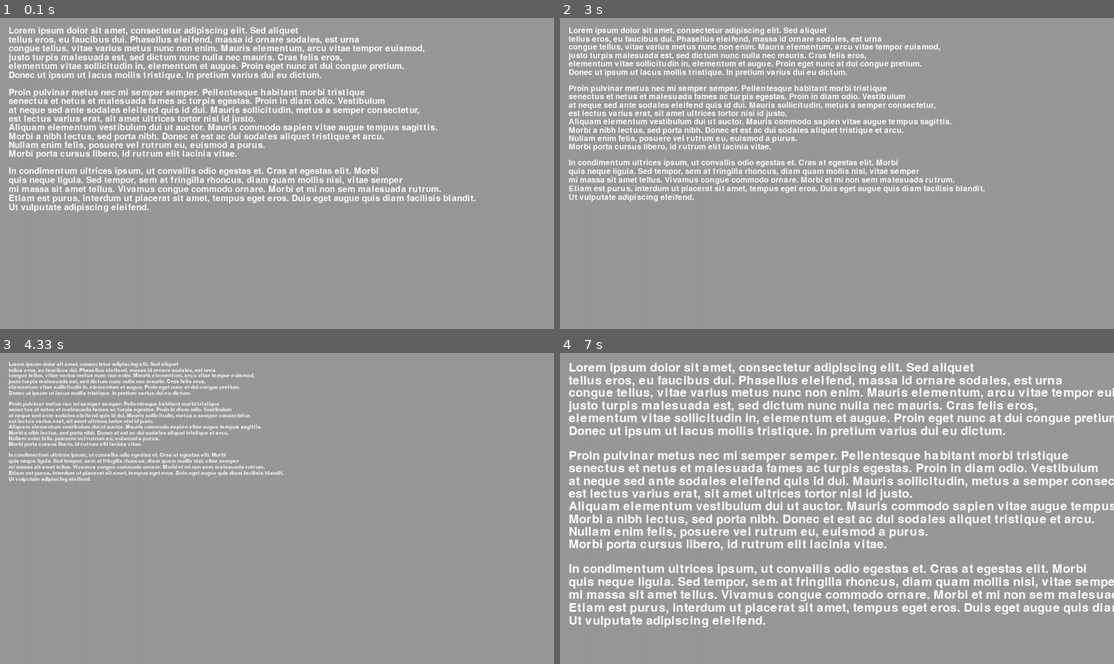
Above: before the commit, frames 1-4 (two rows, left to right).
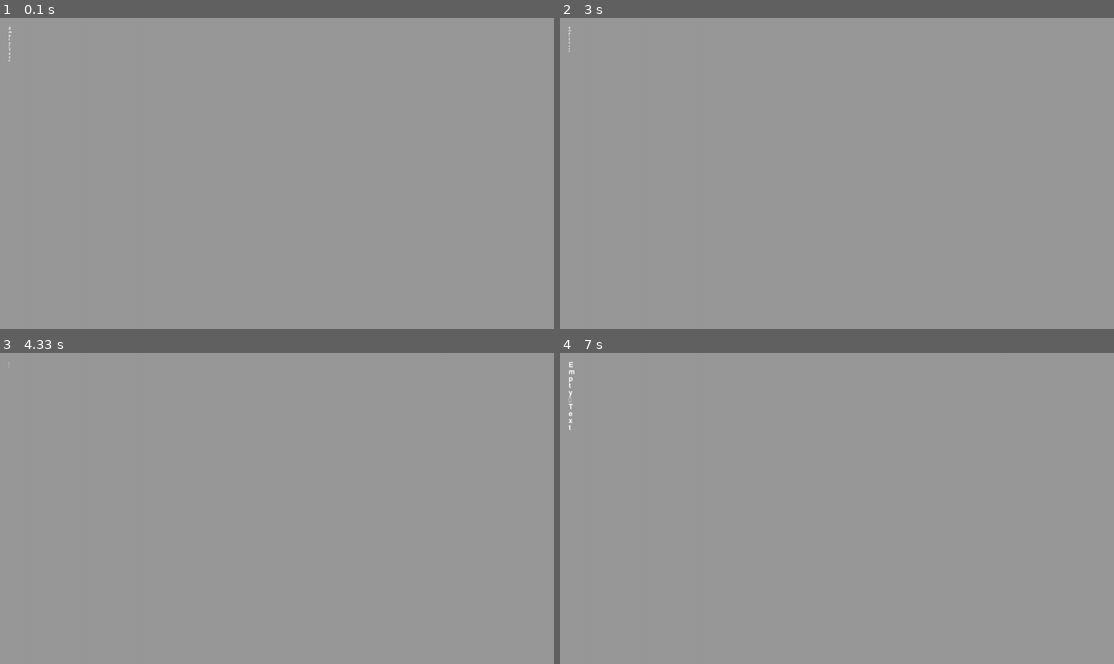
Above: after the commit, the same moments.

Repository: perkel666/python-pygame_tutorials
Game: pygame game, started from text.py
Two runs of this game, one before a commit and one after it. Both use one fixed random seed, a clock stepped at 60 frames per second and the inputs below. The source is Python 2; it was converted automatically to run under Python 3.
Inputs:
- Up to frame 1 (0.1 s): no input
- Up to frame 2 (3 s): tap 1 at 0.33, 2.67 s; tap Space at 0.67, 2.33 s; tap 2 at 1 s
- Up to frame 3 (4.33 s): tap 1 at 3.07, 3.37, 3.57 s
- Up to frame 4 (7 s): tap 2 at 4.33, 4.73, 5.03, 5.3, 5.63, 5.93, 6.07, 6.47, 6.77 s; tap 1 at 5.72 s

The runs differ from the first frame. In frame 1, 12% of the frame differs, in the area x 1-86%, y 2-63%; in frame 2, 9.9%; in frame 3, 4.6%; in frame 4, 20%, in the area x 1-100%, y 2-89%.

Commit message:
- added text_case.txt as example for text.py handling of text

Diff:
--- /dev/null
+++ b/data/text/text_case.txt
@@ -0,0 +1,21 @@
+Lorem ipsum dolor sit amet, consectetur adipiscing elit. Sed aliquet
+tellus eros, eu faucibus dui. Phasellus eleifend, massa id ornare sodales, est urna
+congue tellus, vitae varius metus nunc non enim. Mauris elementum, arcu vitae tempor euismod,
+justo turpis malesuada est, sed dictum nunc nulla nec mauris. Cras felis eros,
+elementum vitae sollicitudin in, elementum et augue. Proin eget nunc at dui congue pretium.
+Donec ut ipsum ut lacus mollis tristique. In pretium varius dui eu dictum.
+
+Proin pulvinar metus nec mi semper semper. Pellentesque habitant morbi tristique
+senectus et netus et malesuada fames ac turpis egestas. Proin in diam odio. Vestibulum
+at neque sed ante sodales eleifend quis id dui. Mauris sollicitudin, metus a semper consectetur,
+est lectus varius erat, sit amet ultrices tortor nisi id justo.
+Aliquam elementum vestibulum dui ut auctor. Mauris commodo sapien vitae augue tempus sagittis.
+Morbi a nibh lectus, sed porta nibh. Donec et est ac dui sodales aliquet tristique et arcu.
+Nullam enim felis, posuere vel rutrum eu, euismod a purus.
+Morbi porta cursus libero, id rutrum elit lacinia vitae.
+
+In condimentum ultrices ipsum, ut convallis odio egestas et. Cras at egestas elit. Morbi
+quis neque ligula. Sed tempor, sem at fringilla rhoncus, diam quam mollis nisi, vitae semper
+mi massa sit amet tellus. Vivamus congue commodo ornare. Morbi et mi non sem malesuada rutrum.
+Etiam est purus, interdum ut placerat sit amet, tempus eget eros. Duis eget augue quis diam facilisis blandit.
+Ut vulputate adipiscing eleifend.
--- /dev/null
+++ b/text-search_for_keywords.py
@@ -0,0 +1 @@
+__author__ = 'Perkel'
--- a/text.py
+++ b/text.py
@@ -1,6 +1,7 @@
 import pygame
 from pygame import Surface
 from pygame.locals import *
+import textwrap
 # Todo: remove font object from TextLine() , to TextWall(). Then share a list of font's with any line.
 
 """Example of multi-line text class, with alpha transparency."""
@@ -139,11 +140,20 @@
         pygame.init()
         self.screen = pygame.display.set_mode ((1280, 720))
         self.text = Surface([200, 100])
+        crs = open("data/text/text_case.txt", "r")
+        text_page = crs.read()
+        text_page = textwrap.wrap(text_page, width=50)
+        new_page = ''
+        print text_page
+        print "-----------"
 
-        self.text_wall = TextWall(30)
+        new_page = new_page.join(text_page)
+        print "-----------"
+        print new_page
+        self.text_wall = TextWall(12)
         self.toggle_bg = True
 
-        self.text_wall.parse_text(lorem)
+        #self.text_wall.parse_text(text_page)
 
     def loop(self):
         while not self.done:
